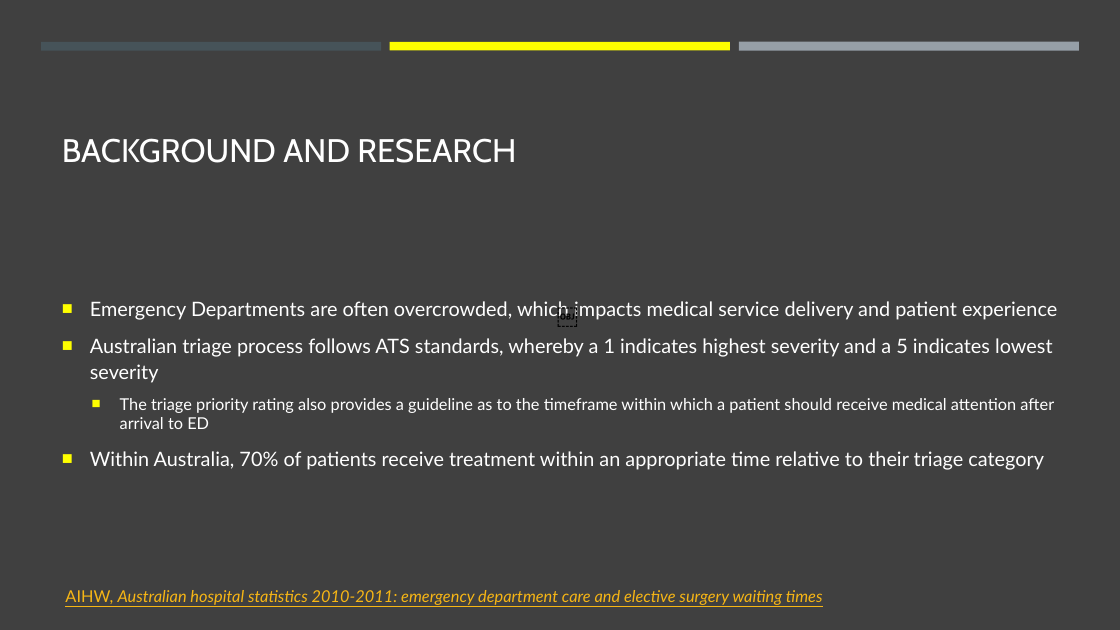
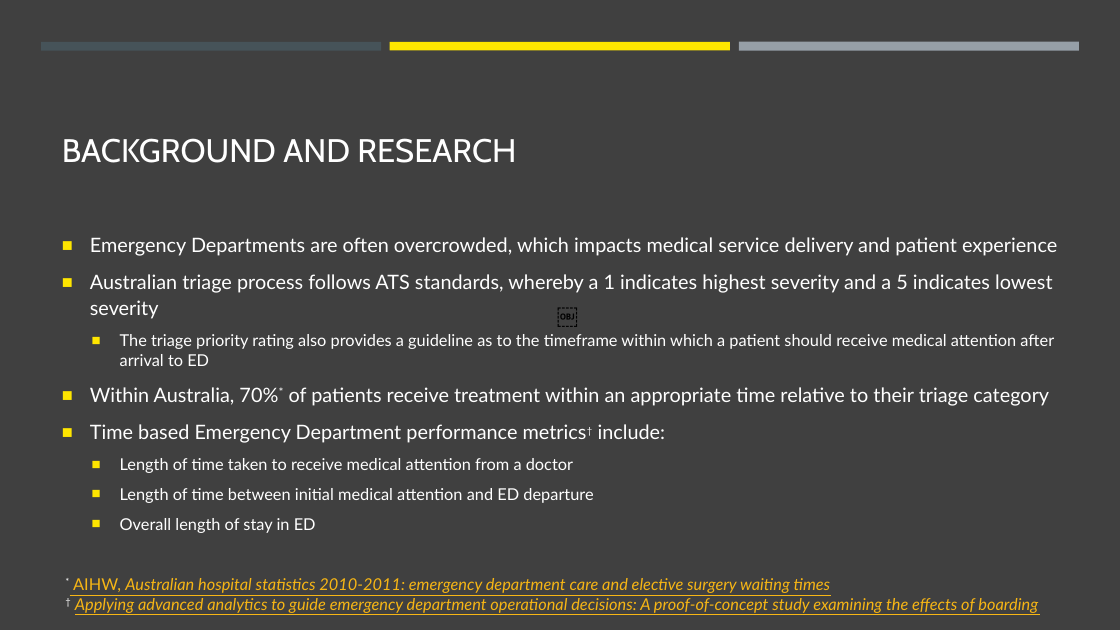
Before and after one commit to jasonnguyen3697/EY_DataChallenge, a slide deck: slide 3 of stuff.pptx (slide 2 before the commit). Drawn at 1120x630 pixels with LibreOffice and Linux fonts; fonts in the diff are those of the drawing. Boxes give left, top, right and bottom in pixels: in the first picture for what was removed or moved away, otherwise in the second. Text is boxed around its words. In the diff, an @@ line names an element or a change of style, - is before the commit and + after.

```diff
--- a/stuff.pptx
+++ b/stuff.pptx
@@ rectangle at bbox=[390, 42, 730, 50]: fill #FFFF00 to #FFE600 @@
@@ text at bbox=[90, 237, 1057, 366]: bullet colour #FFFF00 to #FFE600 @@
@@ text at bbox=[90, 387, 1049, 533]: text changed @@
-■ Within Australia, 70% of patients receive treatment within an appropriate time relative to their triage category
+■ Within Australia, 70%* of patients receive treatment within an appropriate time relative to their triage category
+■ Time based Emergency Department performance metrics† include:
+  ■ Length of time taken to receive medical attention from a doctor
+  ■ Length of time between initial medical attention and ED departure
+  ■ Overall length of stay in ED
@@ text at bbox=[73, 578, 1038, 613]: text changed @@
-AIHW, Australian hospital statistics 2010-2011: emergency department care and elective surgery waiting times
+* AIHW, Australian hospital statistics 2010-2011: emergency department care and elective surgery waiting times
+† Applying advanced analytics to guide emergency department operational decisions: A proof-of-concept study examining the effects of boarding
```
Also in this commit, not shown: 8 other slides changed, 7 slides added, 4 slides removed.
